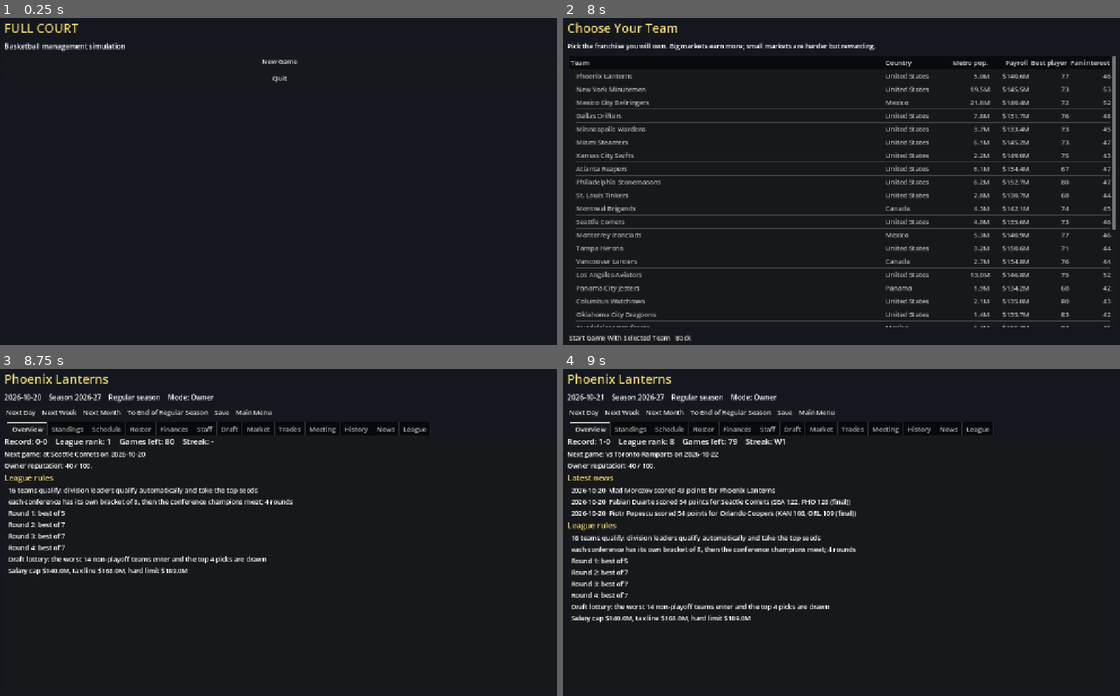
Above: before the commit, frames 1-4 (two rows, left to right).
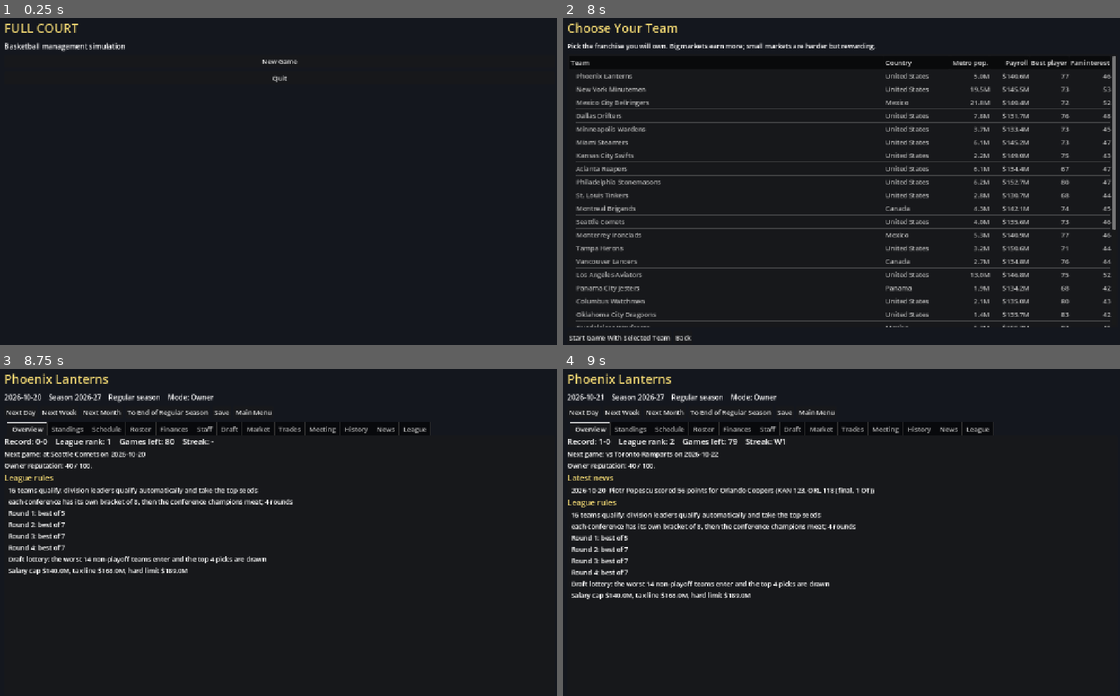
Above: after the commit, the same moments.

Repository: Novaeris/full-court-godot
Game: Godot game, scene res://scenes/main.tscn
Two runs of this game, one before a commit and one after it. Both use one fixed random seed, a clock stepped at 60 frames per second and the inputs below.
Inputs:
- Up to frame 1 (0.25 s): no input
- Up to frame 2 (8 s): click "New Game" at 0.5 s; click "North America" at 1.25 s; click "30 teams" at 2 s; click "2 conferences x 3 divisions o…" at 2.75 s; click "Soft cap with hard limit (rec…" at 3.5 s; click "Mid 2010s (default)" at 4.25 s; click "On (worst teams are favoured …" at 5 s; click "Late 2010s: fast, three-point…" at 5.75 s; click "Owner Mode" at 6.5 s; click "Create League" at 7.25 s
- Up to frame 3 (8.75 s): click "Start Game With Selected Team" at 8 s
- Up to frame 4 (9 s): click "Next Day" at 8.75 s

Frames 1-3 are identical in both runs. In frame 4, 5.2% of the frame differs, in the area x 0-56%, y 21-78%.

Commit message:
Sim: trailing teams play for the last shot (overtime 2.3% -> 4%); make two flaky tests robust
Co-Authored-By: Claude Sonnet 5.5 <noreply@anthropic.com>

Diff:
--- a/data/simulation/tuning.json
+++ b/data/simulation/tuning.json
@@ -72,6 +72,7 @@
 	"injury_per_minute": 0.00025,
 	"minutes_soft_cap_seconds": 2340,
 	"position_balance_bonus": 8.0,
+	"late_tie_window_seconds": 24,
 
 	"home_win_target_note": "Equal teams should win about 57-60% at home."
 }
--- a/src/sim/game_simulator.gd
+++ b/src/sim/game_simulator.gd
@@ -147,6 +147,8 @@
 	var first := true
 	while _clock > 0.0:
 		var dur := _sample_duration() if first else clampf(_rng.gaussian(float(_t["putback_seconds"]), 2.0), 2.0, 10.0)
+		if first and _chasing_a_tie(o):
+			dur = _clock   # a team that can still tie holds the ball for the last shot
 		dur = minf(dur, _clock)
 		_use_time(dur)
 		var result := _action(o, d, first)
@@ -184,6 +186,8 @@
 	# 3. shot
 	var shooter := _pick_scorer(o)
 	var kind := _pick_shot_type(shooter, o)
+	if _chasing_a_tie(o) and _clock <= 0.5:
+		kind = _tie_shot_kind(o, kind)
 	var passer: FcSimPlayer = null
 	var assisted := _rng.chance(_assist_chance(kind, o))
 	if assisted:
@@ -343,6 +347,26 @@
 	return idx
 
 
+## True late in regulation (4th quarter, last `late_tie_window_seconds`) when `o` trails by 1-3 points: such a
+## team plays for the last shot and can still force overtime. Real games end in a tie more often than
+## a pure shot-by-shot model produces because trailing teams do this.
+func _chasing_a_tie(o: int) -> bool:
+	if _period != int(_t["quarters"]) or _clock > float(_t["late_tie_window_seconds"]):
+		return false
+	var behind: int = _score[1 - o] - _score[o]
+	return behind >= 1 and behind <= 3
+
+
+## The shot a team takes with the last possession when it trails: a three when down 3, a two when down 2 (or 1).
+func _tie_shot_kind(o: int, normal: int) -> int:
+	var behind: int = _score[1 - o] - _score[o]
+	if behind == 3:
+		return THREE
+	if normal == THREE:
+		return RIM if _rng.chance(0.6) else MID
+	return normal
+
+
 # --- choosing players --------------------------------------------------------
 
 func _pick_scorer(o: int) -> FcSimPlayer:
--- a/tests/unit/test_medical.gd
+++ b/tests/unit/test_medical.gd
@@ -47,7 +47,7 @@
 		var sim := FcGameSimulator.new({"injury_per_minute": 0.001})
 		var rng := FcRng.new(4)
 		var n := 0
-		for i in 160:
+		for i in 400:
 			var box := sim.simulate(FcGameTeam.from_world(world, 1, ratings), FcGameTeam.from_world(world, 2, ratings), rng)
 			for row in box.injuries:
 				if world.teams.get_by_id(1).roster.contains(row[0]):
--- a/tests/unit/test_owner_career.gd
+++ b/tests/unit/test_owner_career.gd
@@ -51,6 +51,7 @@
 func test_a_better_reputation_opens_better_franchises() -> void:
 	var g := _game(121, 20)
 	g.sim_playoffs()
+	g.owner_reputation()   # the finished season is recorded first, so setting the reputation below sticks
 	g.state.owner_career["reputation"] = 5
 	var low := g.job_offers()
 	g.state.owner_career["reputation"] = 100
--- a/tests/unit/test_simulation.gd
+++ b/tests/unit/test_simulation.gd
@@ -475,3 +475,13 @@
 			if a != b:
 				var box := sim.simulate(_team(a), _team(b), rng)
 				assert_true(box.scores[0] > 50 and box.scores[1] > 50)
+
+
+func test_a_team_trailing_late_holds_the_ball_for_the_last_shot() -> void:
+	# overtime happens clearly more often than the ~2.3% a pure shot-by-shot model gave (real leagues: 5-6%)
+	var overtime := 0
+	var games := 1200
+	for box in _simulate_many(1, 2, games, {}, 4242):
+		if box.overtimes > 0:
+			overtime += 1
+	assert_between(100.0 * overtime / games, 3.0, 9.0, "overtime rate in percent")
Not shown, changed: docs/ARCHITECTURE.md
